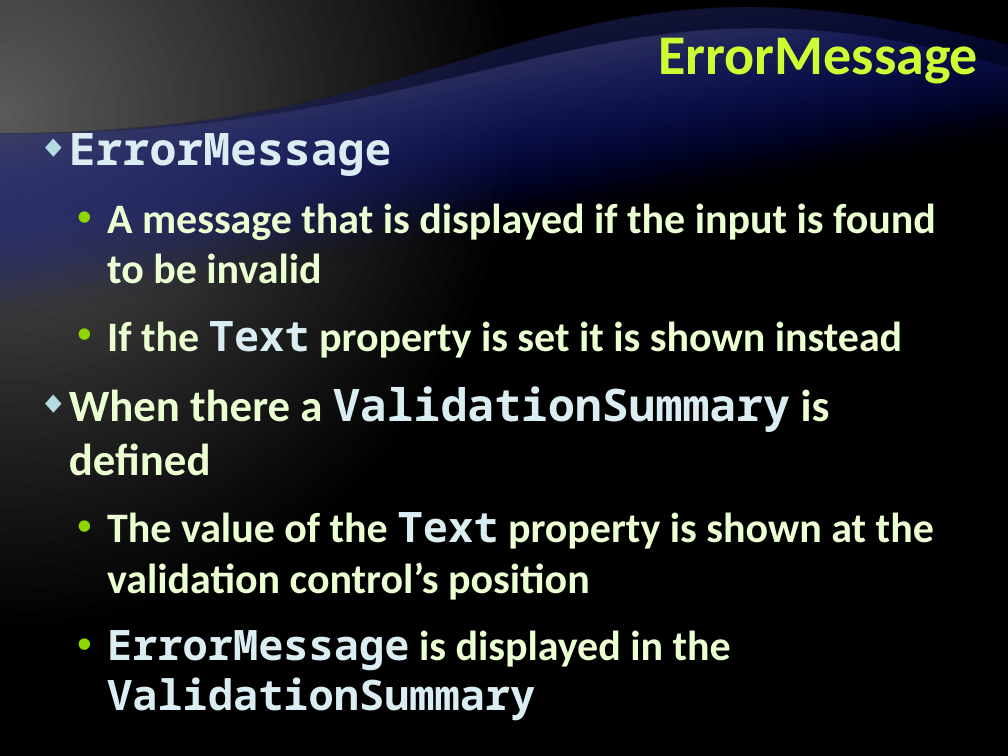
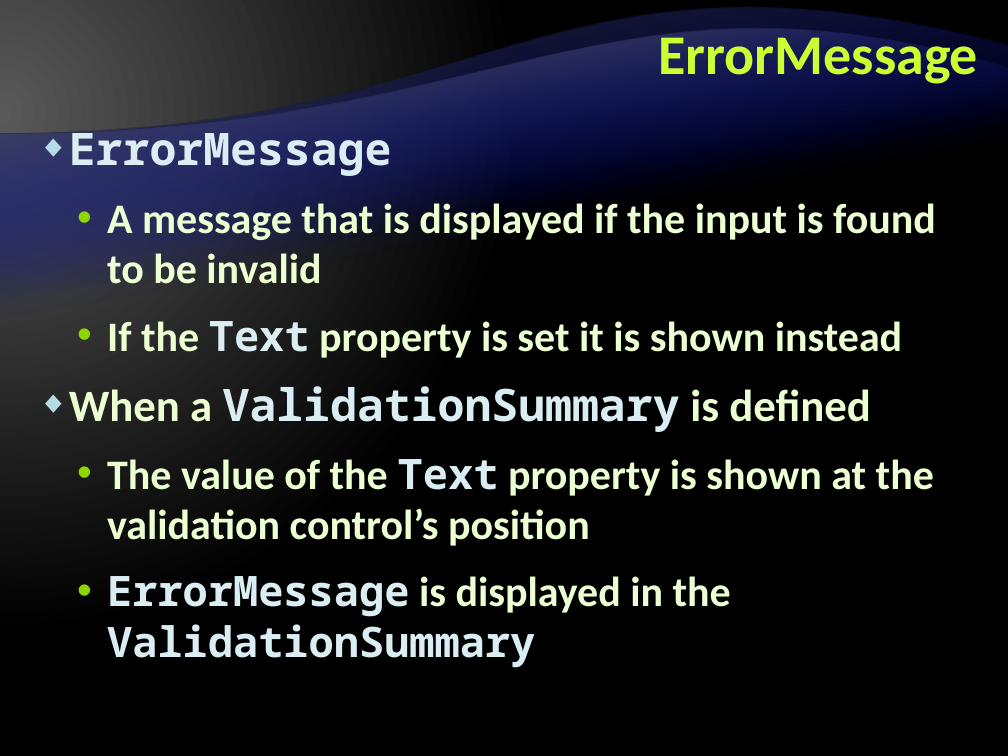
Before and after one commit to Graveheart/aspnetcourse, a slide deck: slide 17 of 2010/lectures/11. ASP.NET-Validation-Controls.pptx. Drawn at 1008x756 pixels with LibreOffice and Linux fonts; fonts in the diff are those of the drawing; background and template pictures are left out. Boxes give left, top, right and bottom in pixels: in the first picture for what was removed or moved away, otherwise in the second. Text is boxed around its words. In the diff, an @@ line names an element or a change of style, - is before the commit and + after.

```diff
--- a/2010/lectures/11. ASP.NET-Validation-Controls.pptx
+++ b/2010/lectures/11. ASP.NET-Validation-Controls.pptx
@@ text at [69, 386, 871, 432]: text changed; font Calibri to Noto Sans Mono; text colour #EBFFD2 to #DAEDF2 @@
-◆ When there a ValidationSummary is defined
+◆ When a ValidationSummary is defined
```
Also in this commit, not shown: 2 other slides changed, 1 other file.
